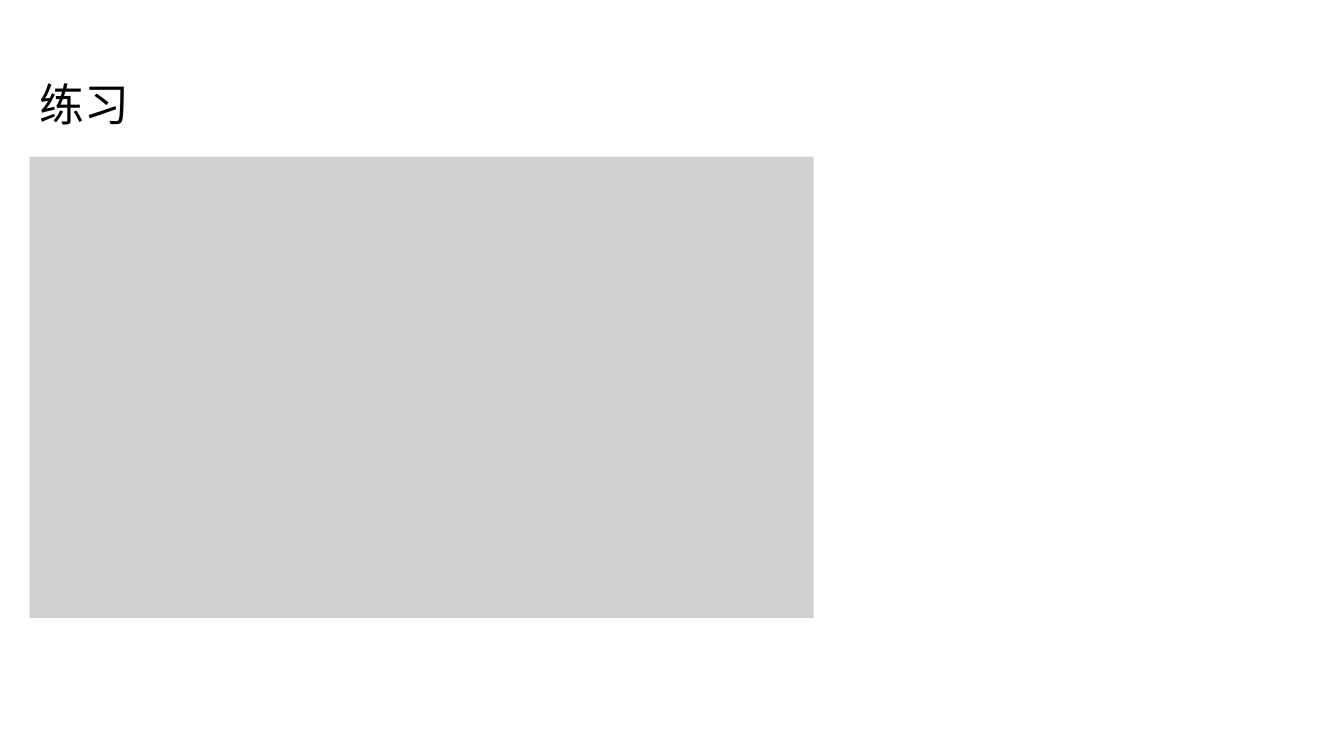
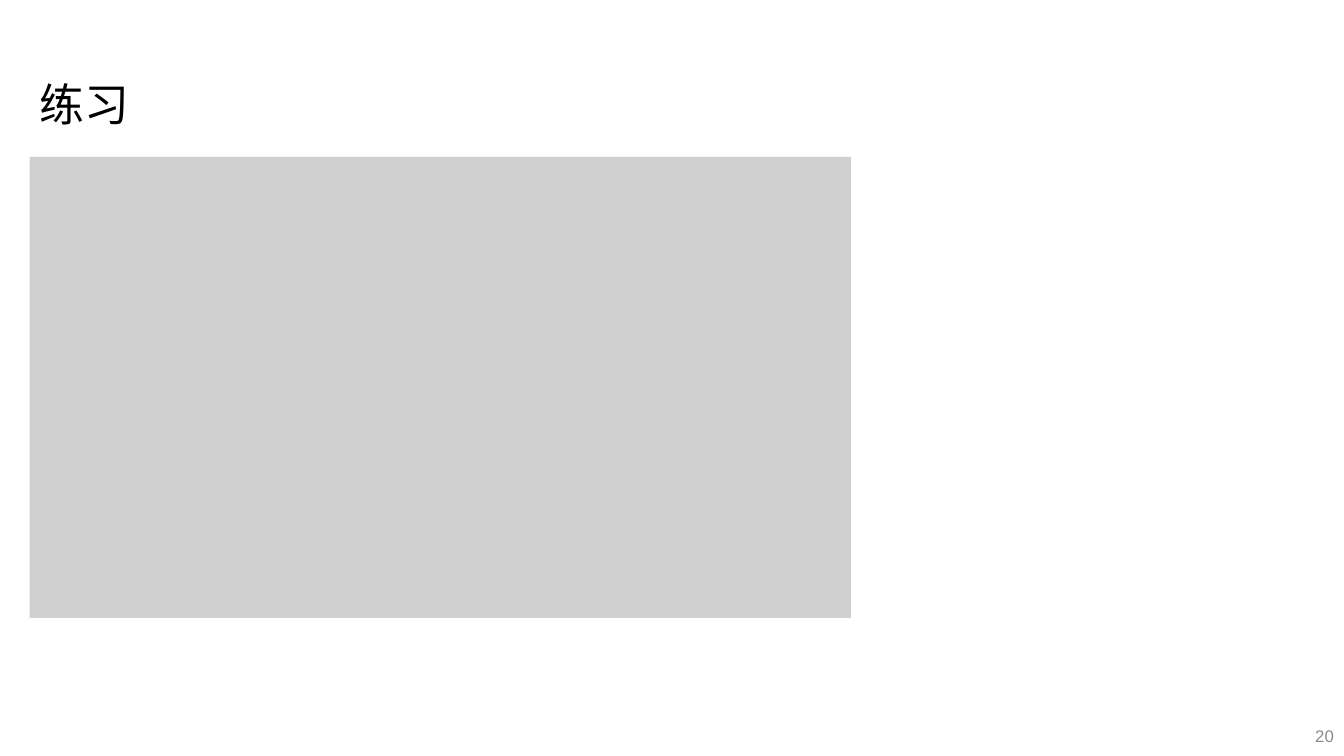
Before and after one commit to vwOvOwv/ICS-2026-Fall-TA, a slide deck: slide 20 of 02-Data.pptx. Drawn at 1344x756 pixels with LibreOffice and Linux fonts; fonts in the diff are those of the drawing; grey boxes stand for pictures. Boxes give left, top, right and bottom in pixels: in the first picture for what was removed or moved away, otherwise in the second. Text is boxed around its words. In the diff, an @@ line names an element or a change of style, - is before the commit and + after.

```diff
--- a/02-Data.pptx
+++ b/02-Data.pptx
@@ picture: place and size @@
-picture at (29, 157, 814, 618)
+picture at (29, 157, 851, 618)
@@ page number added at (1315, 730, 1334, 742), 12 pt, text #8C8C8C @@
+20
```
Also in this commit, not shown: 13 other slides changed.
